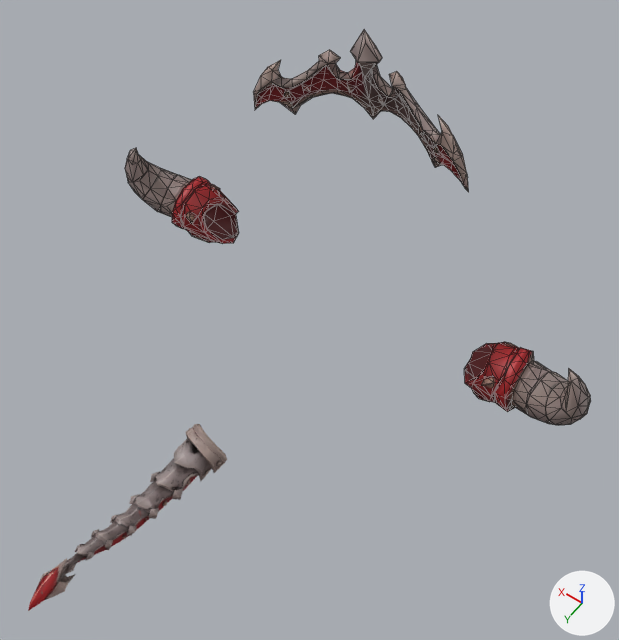
A saved change to the FBX model art/models/accessories/iron_boar/IronBoarWear.fbx.
One viewpoint serves both versions: a 50 mm camera at (-0.866, 1.232, 2.116) aimed at (-0.12, 0.187, 0.474). Every picture has the same lights, and +X, +Y and +Z are marked at lower right. The first picture is the older version. Mesh edges are drawn as thin lines on the coarser meshes.

Objects in the first picture: 'Circlet', 'Tail', 'TuskL', 'TuskR'.
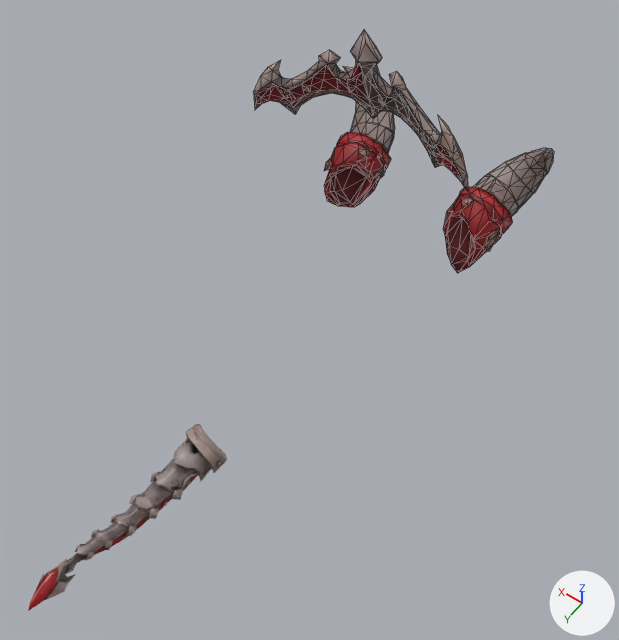
The change, as a list of edits to the scene's bpy script:
```text
Change me_meshes_0__004:
    used by ob_tuskl; location = (0.463, -0.12, 0.214)
    remove me_meshes_0__004.from_pydata(...)  # 174 vertices, 344 faces; spans x -0.054..0.303, y -0.107..0.074, z -0.082..0.224
    add me_meshes_0__004.from_pydata(...)  # 174 vertices, 344 faces; spans x -0.106..0.132, y -0.321..0.028, z -0.079..0.258
    me_meshes_0__004 part 2: 174 of 174 vertices moved; they spanned x -0.054..0.303, y -0.107..0.074, z -0.082..0.224 and now span x -0.106..0.132, y -0.321..0.028, z -0.079..0.258; mean shift (-0.11, -0.127, 0.029)
Change me_meshes_0__001:
    used by ob_tuskr; location = (-0.462, -0.12, 0.213)
    remove me_meshes_0__001.from_pydata(...)  # 173 vertices, 342 faces; spans x -0.307..0.042, y -0.094..0.077, z -0.073..0.227
    add me_meshes_0__001.from_pydata(...)  # 173 vertices, 342 faces; spans x -0.126..0.091, y -0.323..0.039, z -0.078..0.264
    me_meshes_0__001 part 1: 173 of 173 vertices moved; they spanned x -0.307..0.042, y -0.094..0.077, z -0.073..0.227 and now span x -0.126..0.091, y -0.323..0.039, z -0.078..0.264; mean shift (0.121, -0.163, 0.029)
Change ob_tuskl:
    ob_tuskl.location: (0.463, -0.12, 0.214) -> (0.22, -0.441, 0.26)
Change ob_tuskr:
    ob_tuskr.location: (-0.462, -0.12, 0.213) -> (-0.22, -0.439, 0.26)
```

Boxes (x1, y1, x2, y2) around the edits, measured in the pictures (619 x 640 px):
'TuskR', reshaped, moved (12% narrower, 51% taller)
    before: (464, 342, 591, 425)
    after: (443, 147, 554, 273)
'TuskL', reshaped, moved (37% narrower, 46% taller)
    before: (125, 148, 239, 244)
    after: (324, 66, 395, 207)
